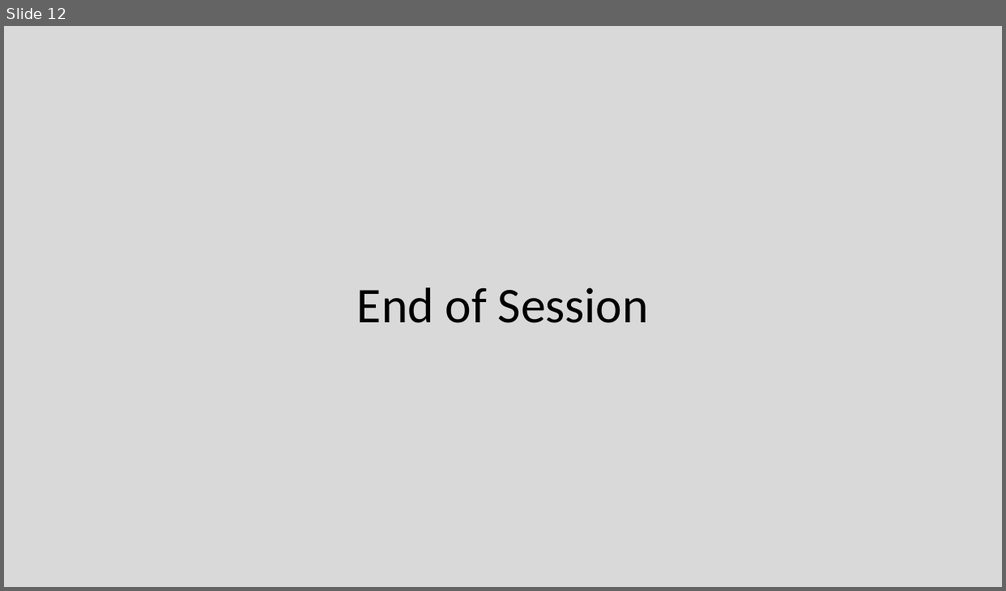
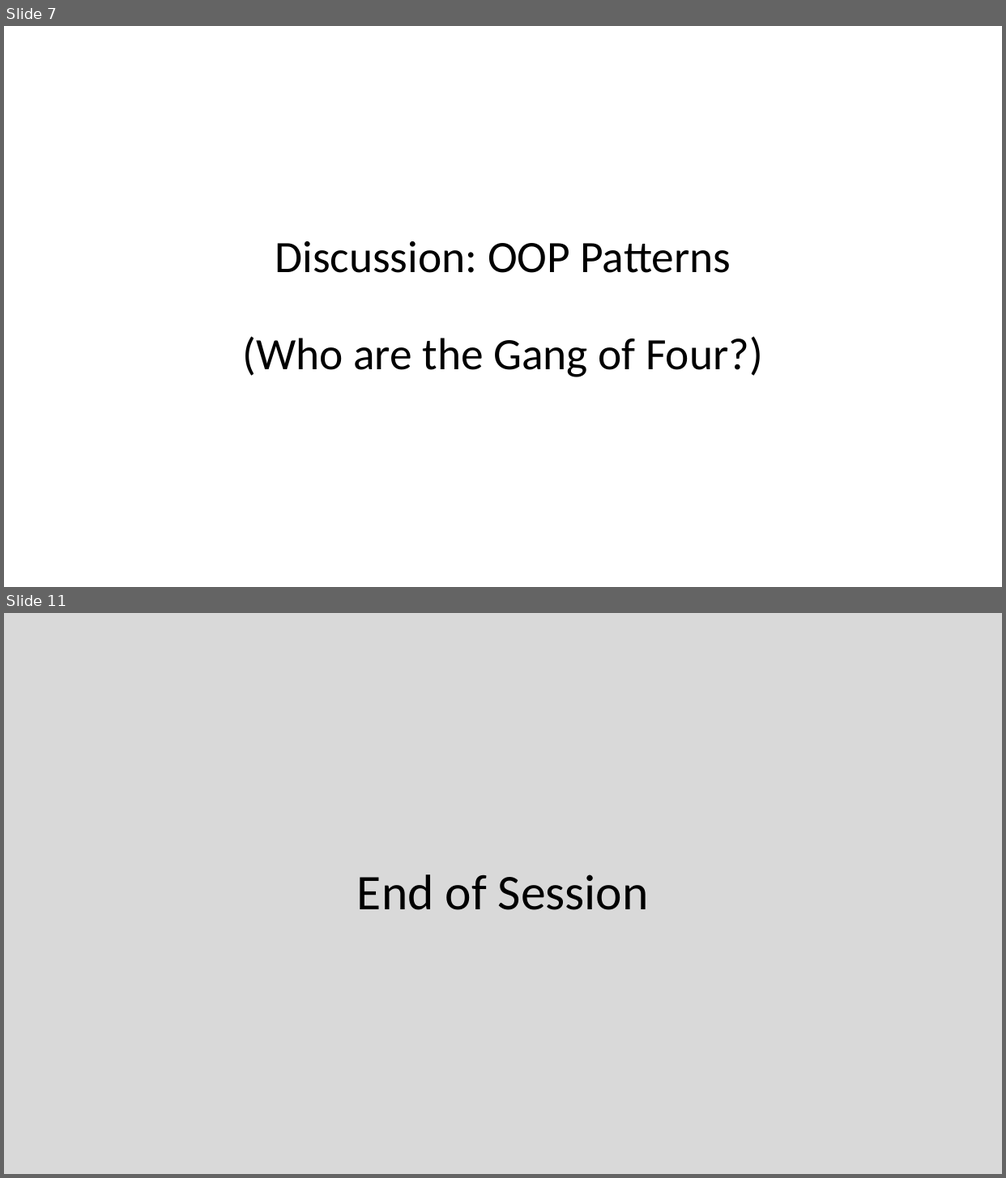
Before and after one commit to EricJPogue/CPSC-24500, a slide deck: lecture-slides/2019-09-06-oop.pptx. Shown one above the other, each under a label of ours: slide 12 before the commit, slides 7 and 11 after it; the slides between them are not shown. The pictures are 1006x591 and 1006x1178 pixels, drawn with LibreOffice and Linux fonts; fonts in the diff are those of the drawing. Boxes give left, top, right and bottom in pixels: in the first picture for what was removed or moved away, otherwise in the second. Text is boxed around its words. In the diff, an @@ line names an element or a change of style, - is before the commit and + after.

```diff
--- a/lecture-slides/2019-09-06-oop.pptx
+++ b/lecture-slides/2019-09-06-oop.pptx
@@ slide 7 added at (x1=4, y1=26, x2=1002, y2=587), background #FFFFFF @@
@@ title added at (x1=242, y1=241, x2=763, y2=378), 43.2 pt, text #000000 @@
+Discussion: OOP Patterns
+(Who are the Gang of Four?)
@@ what was slide 12 is now slide 11 @@
```
Also in this commit, not shown: 4 slides changed, 5 other slides added, 10 slides removed, 1 other file.
